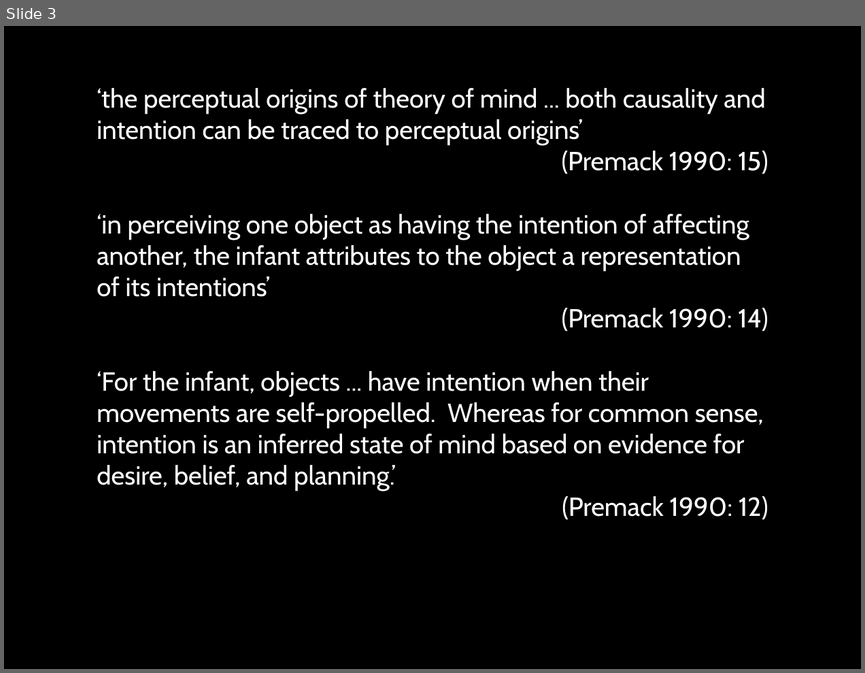
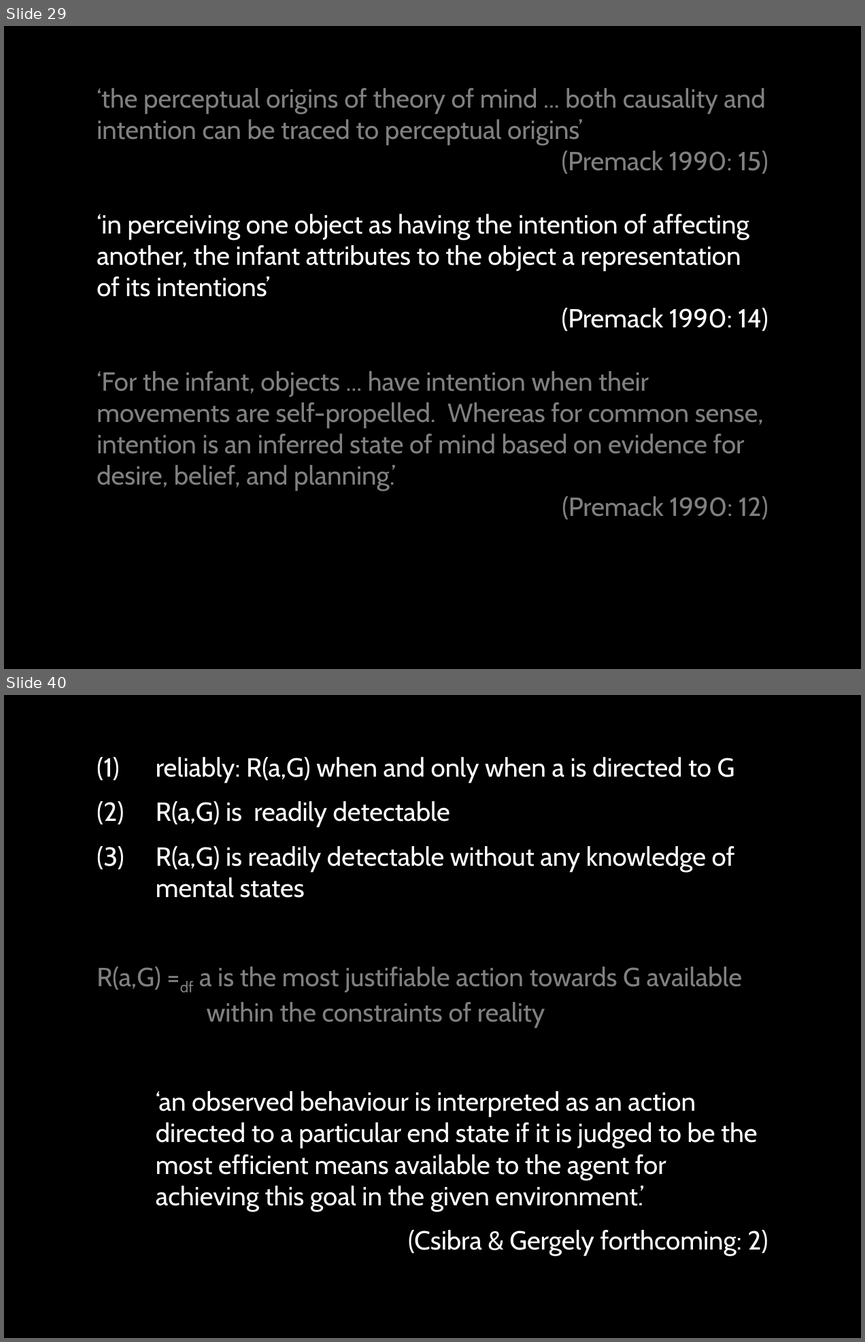
Before and after one commit to butterfill/lecture_mindreading_joint_action_philosophical_tools, a slide deck: lecture06 goal ascription teleological motor/lecture06.ppt.pptx. Shown one above the other, each under a label of ours: slide 3 before the commit, slides 29 and 40 after it; the slides between them are not shown. The pictures are 865x673 and 865x1342 pixels, drawn with LibreOffice and Linux fonts; fonts in the diff are those of the drawing. Boxes give left, top, right and bottom in pixels: in the first picture for what was removed or moved away, otherwise in the second. Text is boxed around its words. In the diff, an @@ line names an element or a change of style, - is before the commit and + after.

```diff
--- a/lecture06 goal ascription teleological motor/lecture06.ppt.pptx
+++ b/lecture06 goal ascription teleological motor/lecture06.ppt.pptx
@@ slide 40 added at [4, 695, 861, 1338], background #000000 @@
@@ text added at [96, 757, 768, 1256], 22 pt, text #FFFFFF @@
+(1) reliably: R(a,G) when and only when a is directed to G
+(2) R(a,G) is readily detectable
+(3) R(a,G) is readily detectable without any knowledge of mental states
+R(a,G) =df a is the most justifiable action towards G available within the constraints of reality
+‘an observed behaviour is interpreted as an action directed to a particular end state if it is judged to be the most efficient means available to the agent for achieving this goal in the given environment.’
+(Csibra & Gergely forthcoming: 2)
@@ what was slide 3 is now slide 29 @@
@@ slide 29 changed as well @@
@@ text at [96, 88, 768, 519]: text colour #FFFFFF to #808080 in "‘the perceptual origins of theory of mind ...", "(Premack 1990: 15)", "‘For the infant, objects ... have intention ...", "(Premack 1990: 12)" @@
```
Also in this commit, not shown: 4 other slides changed, 61 other slides added.
